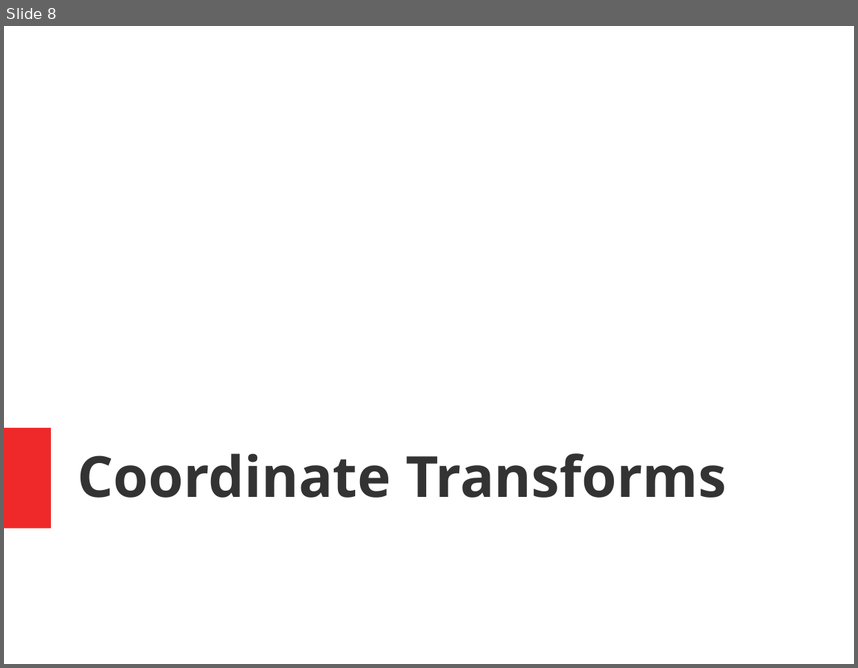
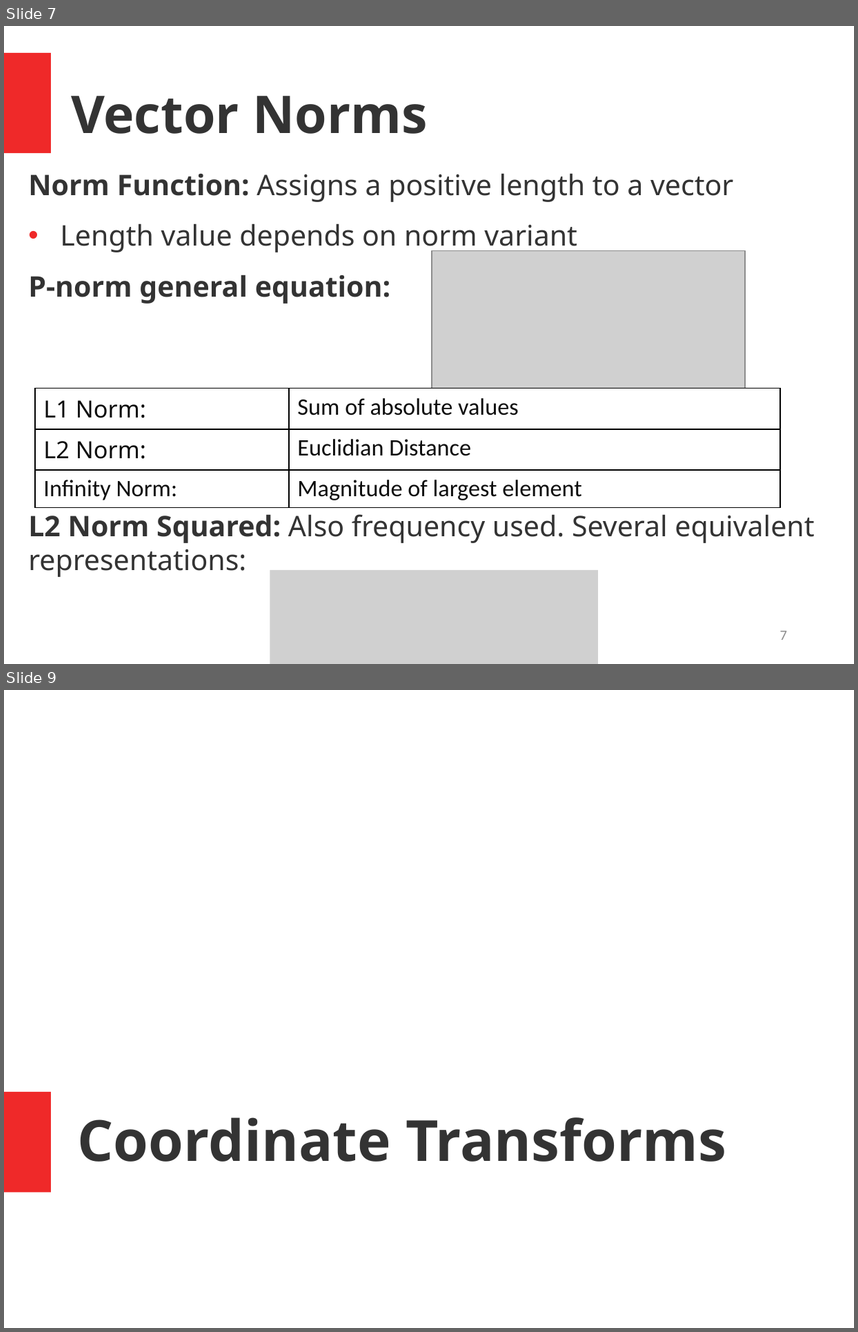
Before and after one commit to comp417-fall2019-tutorials/linear_algebra_tutorial, a slide deck: documentation/LinearAlgebra_Tutorial.pptx. Shown one above the other, each under a label of ours: slide 8 before the commit, slides 7 and 9 after it; the slides between them are not shown. The pictures are 858x668 and 858x1332 pixels, drawn with LibreOffice and Linux fonts; fonts in the diff are those of the drawing; grey boxes stand for pictures. Boxes give left, top, right and bottom in pixels: in the first picture for what was removed or moved away, otherwise in the second. Text is boxed around its words. In the diff, an @@ line names an element or a change of style, - is before the commit and + after.

```diff
--- a/documentation/LinearAlgebra_Tutorial.pptx
+++ b/documentation/LinearAlgebra_Tutorial.pptx
@@ slide 7 added at (4,26,854,664), background #FFFFFF @@
@@ rectangle added at (4,52,51,153), fill #EF2929 @@
@@ text added at (71,96,428,134), 44 pt, text #333333, bold @@
+Vector Norms
@@ text added at (28,173,733,303), 24 pt, text #333333 @@
+Norm Function: Assigns a positive length to a vector
+• Length value depends on norm variant
+P-norm general equation:
@@ picture added at (432,250,745,388) @@
@@ table added at (36,388,781,503), 3 rows, 2 columns @@
+L1 Norm: | Sum of absolute values
+L2 Norm: | Euclidian Distance
+Infinity Norm: | Magnitude of largest element
@@ text added at (28,514,814,577), 24 pt, text #333333 @@
+L2 Norm Squared: Also frequency used. Several equivalent representations:
@@ picture added at (270,569,598,664) @@
@@ page number added at (780,630,787,639), 12 pt, text #8C8C8C @@
+7
@@ what was slide 8 is now slide 9 @@
```
Also in this commit, not shown: 7 slides changed, 3 other files.
